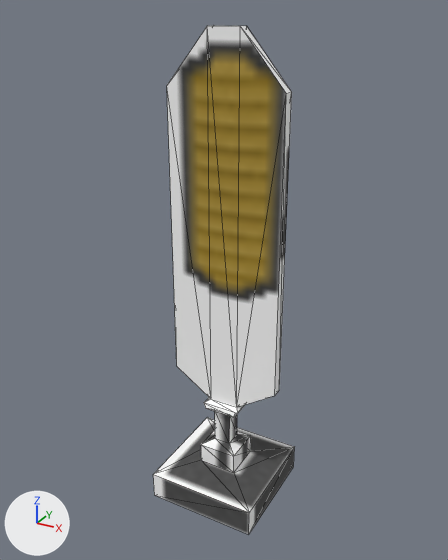
Renders of the OBJ model src/main/resources/assets/psf/models/block/solar_panel.obj from each side of a commit.
Camera for both pictures: a 50 mm camera at (2.79, -4.7, 4.23) aimed at (0.47, -0.48, 2.13). Arrows for +X, +Y and +Z are at lower left; the lights stay in place. Mesh edges are drawn as thin lines. Where no turn or scale is listed for an object, it has been applied to the vertices.

Before the edit, the objects in view are built like this:
```python
me_cube = bpy.data.meshes.new('Cube')
me_cube.from_pydata(...)  # 48 vertices, 92 faces; spans x 0.0..1.0, y -1.0..0.0, z 0.0..4.11
me_cube.materials.append(mat_material)  # picture img_solar_panel
ob_cube = bpy.data.objects.new('Cube', me_cube)
ob_cube.location = (0.0, 0.0, 0.0)
```
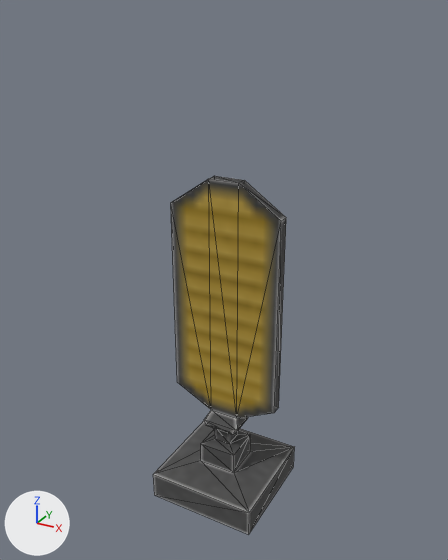
Pixel boxes (x1, y1, x2, y2) of what changed, in the pictures (448 x 560 px; the box of a moved part takes in the faces that stretch with it):
'Cube', reshaped (29% shorter)
    before: (153, 26, 295, 534)
    after: (153, 176, 295, 534)
part 1 of me_cube, moved or reshaped
    before: (167, 26, 292, 472)
    after: (171, 176, 286, 473)
part 2 of me_cube, surface changed (white to grey)
    both: (153, 421, 295, 534)

Edits to the bpy script that builds the scene:
```text
Change me_cube:
    used by ob_cube; location = (0.0, 0.0, 0.0)
    remove me_cube.from_pydata(...)  # 48 vertices, 92 faces; spans x 0.0..1.0, y -1.0..0.0, z 0.0..4.11
    add me_cube.from_pydata(...)  # 48 vertices, 92 faces; spans x 0.0..1.0, y -1.0..0.0, z 0.0..3.0
    me_cube part 1: 36 of 48 vertices moved; they spanned x 0.0..1.0, y -0.67..-0.33, z 0.49..4.11 and now span x 0.0..1.0, y -0.67..-0.33, z 0.5..3.0; mean shift (0.0, 0.0, -0.32); largest move (0.37, -0.55, 4.11) -> (0.37, -0.55, 3.0)
    me_cube part 2: 83 kept faces spanning x 0.0..1.0, y -1.0..0.0, z 0.0..3.0 get new texture (UV) coordinates
```
